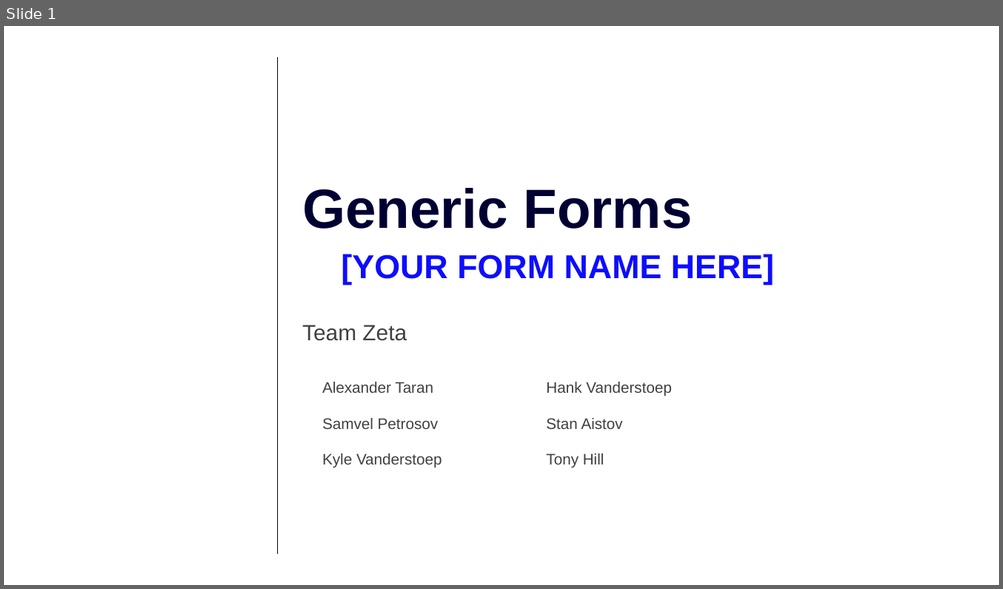
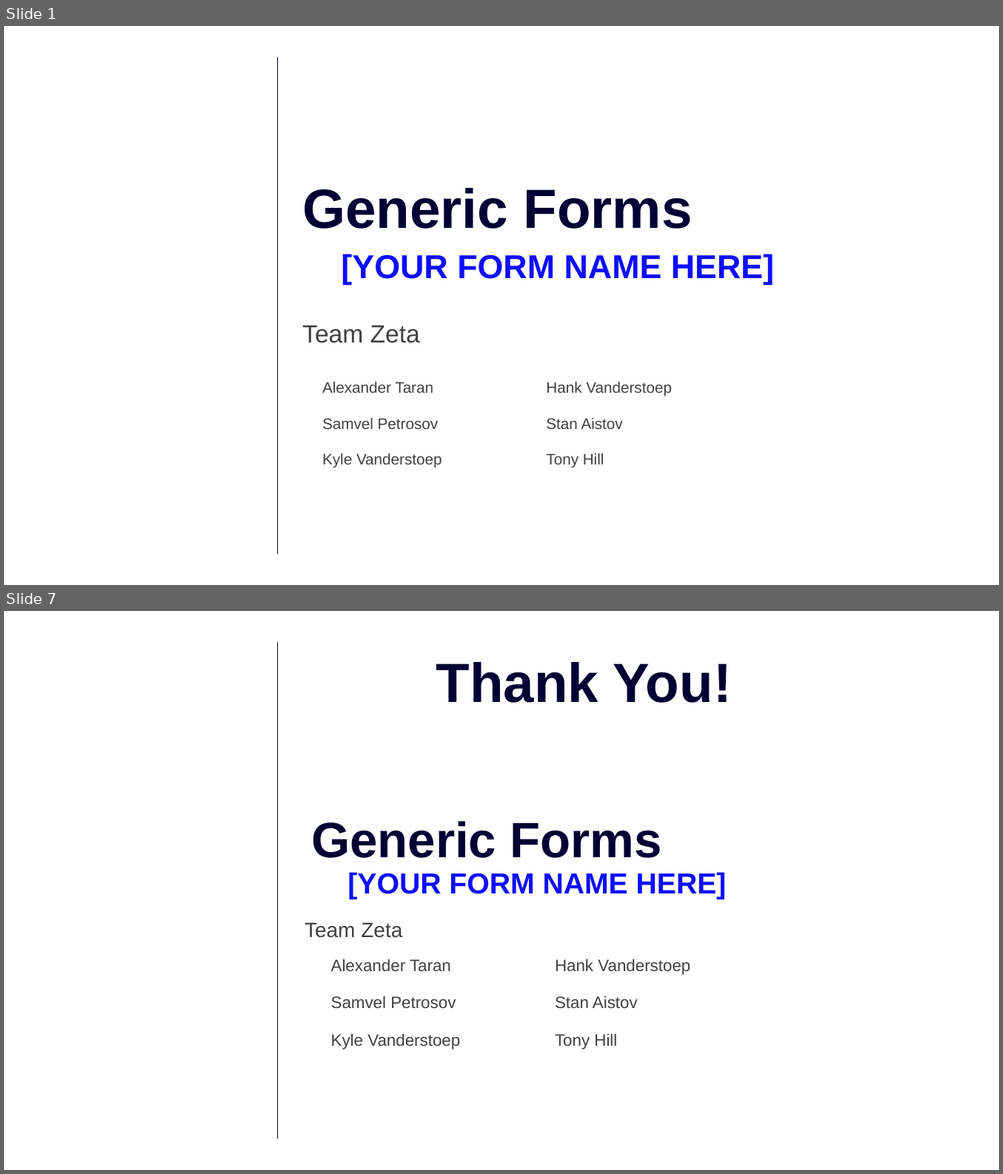
Before and after one commit to AcumaticaHackathon/2020-Team-Zeta, a slide deck: Misc/Summit 2020 Zeta.pptx. Shown one above the other, each under a label of ours: slide 1 before the commit, slides 1 and 7 after it; the slides between them are not shown. The pictures are 1003x589 and 1003x1174 pixels, drawn with LibreOffice and Linux fonts; fonts in the diff are those of the drawing; background and template pictures are left out. Boxes give left, top, right and bottom in pixels: in the first picture for what was removed or moved away, otherwise in the second. Text is boxed around its words. In the diff, an @@ line names an element or a change of style, - is before the commit and + after.

```diff
--- a/Misc/Summit 2020 Zeta.pptx
+++ b/Misc/Summit 2020 Zeta.pptx
@@ slide 7 added at (4,611,999,1170), background #FFFFFF; not listed: 1 template element that a slide beside it also shows @@
@@ text added at (436,662,731,703), 53.3 pt, text #000033, bold @@
+Thank You!
@@ title added at (311,821,662,858), 48 pt, text #000033, bold @@
+Generic Forms
@@ text added at (347,872,726,900), 28 pt, text #0D0DFF, bold @@
+[YOUR FORM NAME HERE]
@@ text added at (304,923,402,938), 20 pt, text #404040 @@
+Team Zeta
@@ text added at (331,959,690,1050), 16 pt, text #404040 @@
+Alexander Taran Hank Vanderstoep
+Samvel Petrosov Stan Aistov
+Kyle Vanderstoep Tony Hill
@@ slide 1 changed as well @@
@@ text "Team Zeta" at (302,326,420,343): size 21.3 to 24 pt @@
```
Also in this commit, not shown: 5 other slides added, 10 slides removed.
